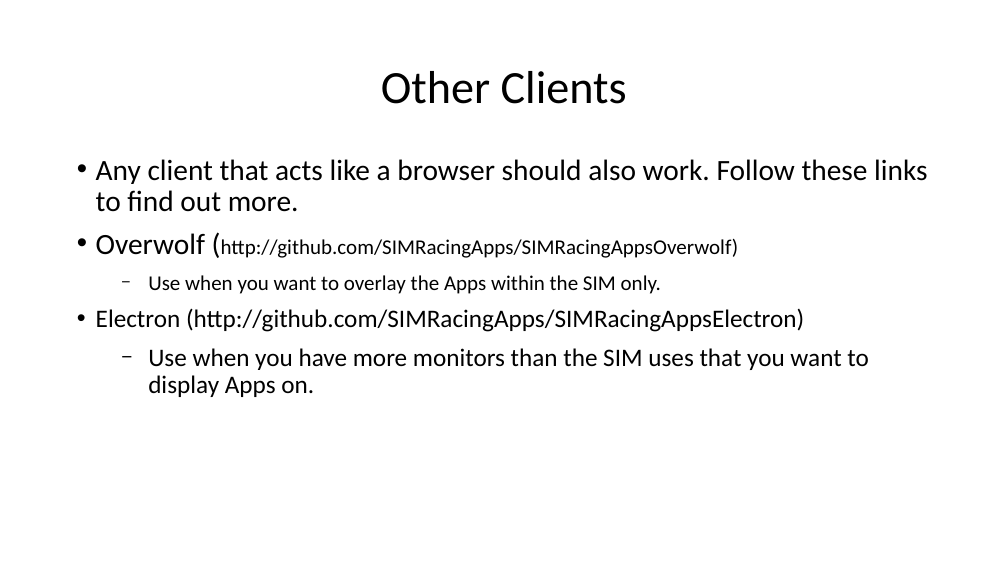
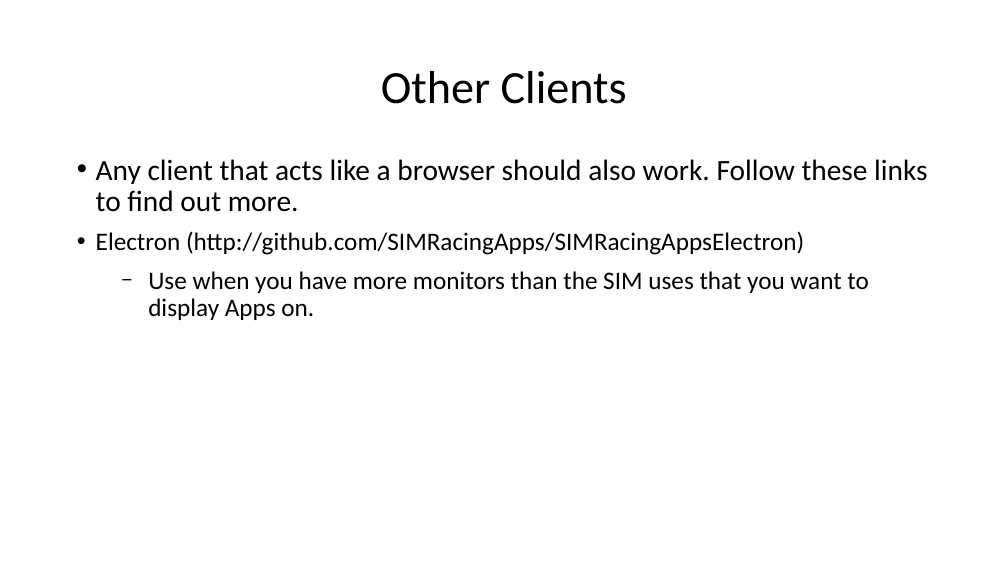
Before and after one commit to SIMRacingApps/SIMRacingApps.github.io, a slide deck: slide 20 of docs/documentation/SIMRacingApps - Quick Start Guide/SIMRacingApps - Quick Start Guide.odp. Drawn at 1008x567 pixels with LibreOffice and Linux fonts; fonts in the diff are those of the drawing. Boxes give left, top, right and bottom in pixels: in the first picture for what was removed or moved away, otherwise in the second. Text is boxed around its words. In the diff, an @@ line names an element or a change of style, - is before the commit and + after.

```diff
--- a/docs/documentation/SIMRacingApps - Quick Start Guide/SIMRacingApps - Quick Start Guide.odp
+++ b/docs/documentation/SIMRacingApps - Quick Start Guide/SIMRacingApps - Quick Start Guide.odp
@@ text at bbox=[96, 233, 739, 294]: paragraphs removed @@
-• Overwolf (http://github.com/SIMRacingApps/SIMRacingAppsOverwolf)
-  − Use when you want to overlay the Apps within the SIM only.
```
Also in this commit, not shown: 4 other slides changed, 42 other files.
